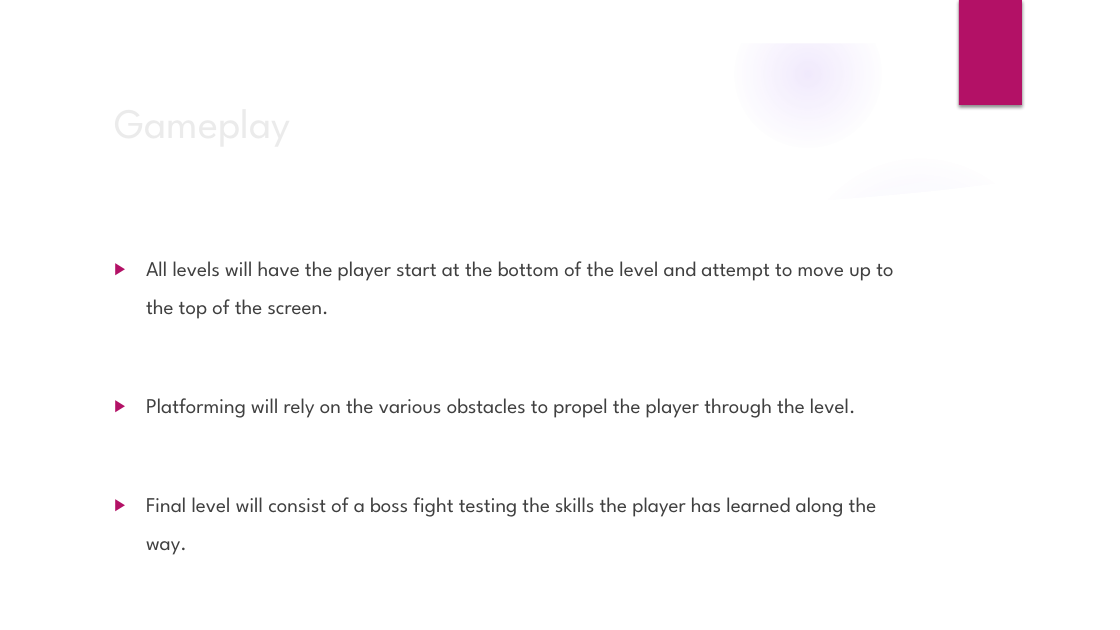
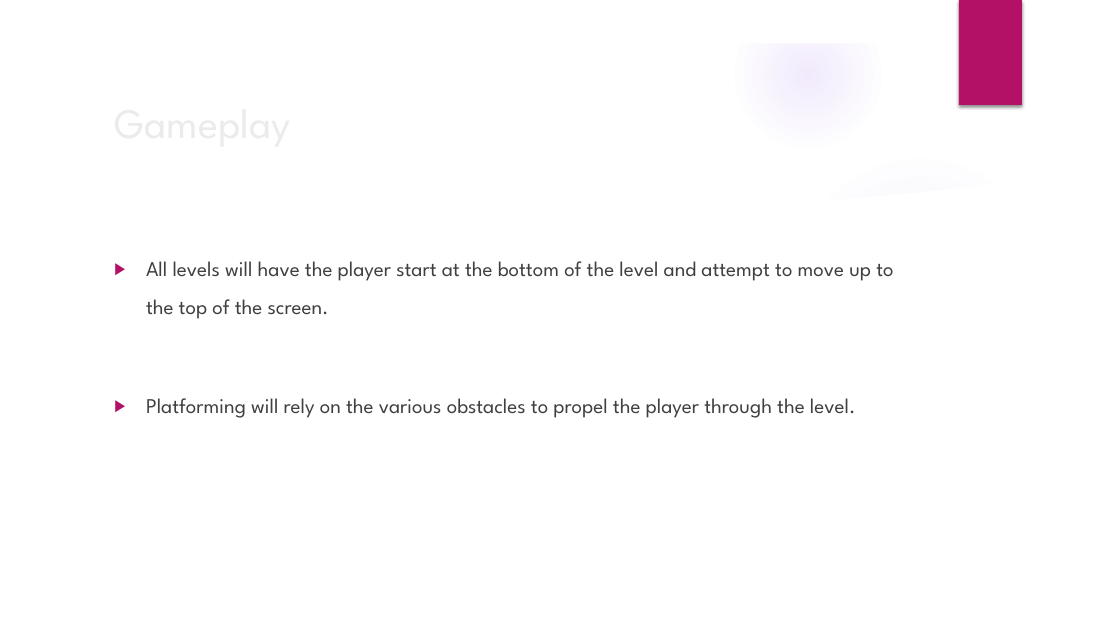
Before and after one commit to dawidK5/NinjaBall, a slide deck: slide 3 of pitchNinja Ball.pptx. Drawn at 1120x630 pixels with LibreOffice and Linux fonts; fonts in the diff are those of the drawing; background and template pictures are left out. Boxes give left, top, right and bottom in pixels: in the first picture for what was removed or moved away, otherwise in the second. Text is boxed around its words. In the diff, an @@ line names an element or a change of style, - is before the commit and + after.

```diff
--- a/pitchNinja Ball.pptx
+++ b/pitchNinja Ball.pptx
@@ text at box(146, 497, 877, 555): paragraph removed @@
-▶ Final level will consist of a boss fight testing the skills the player has learned along the way.
```
Also in this commit, not shown: 2 other slides changed, 1 other file.
